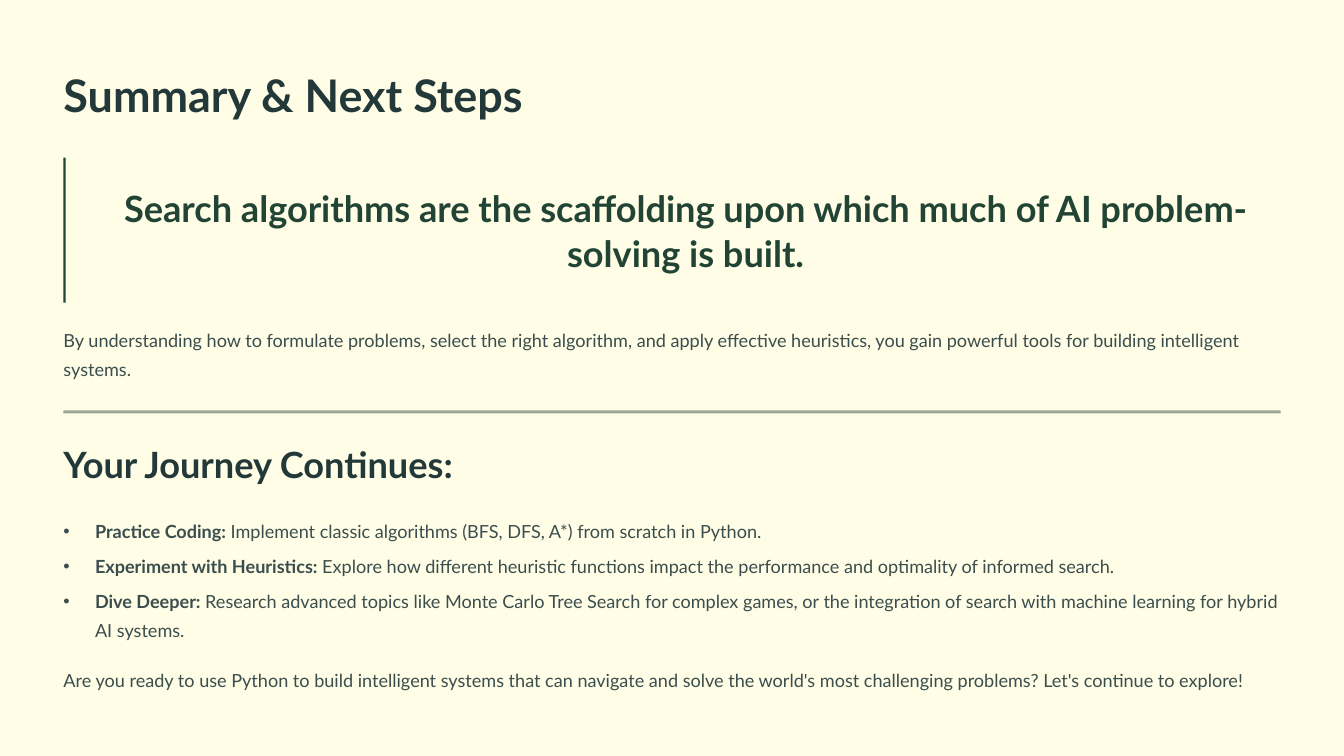
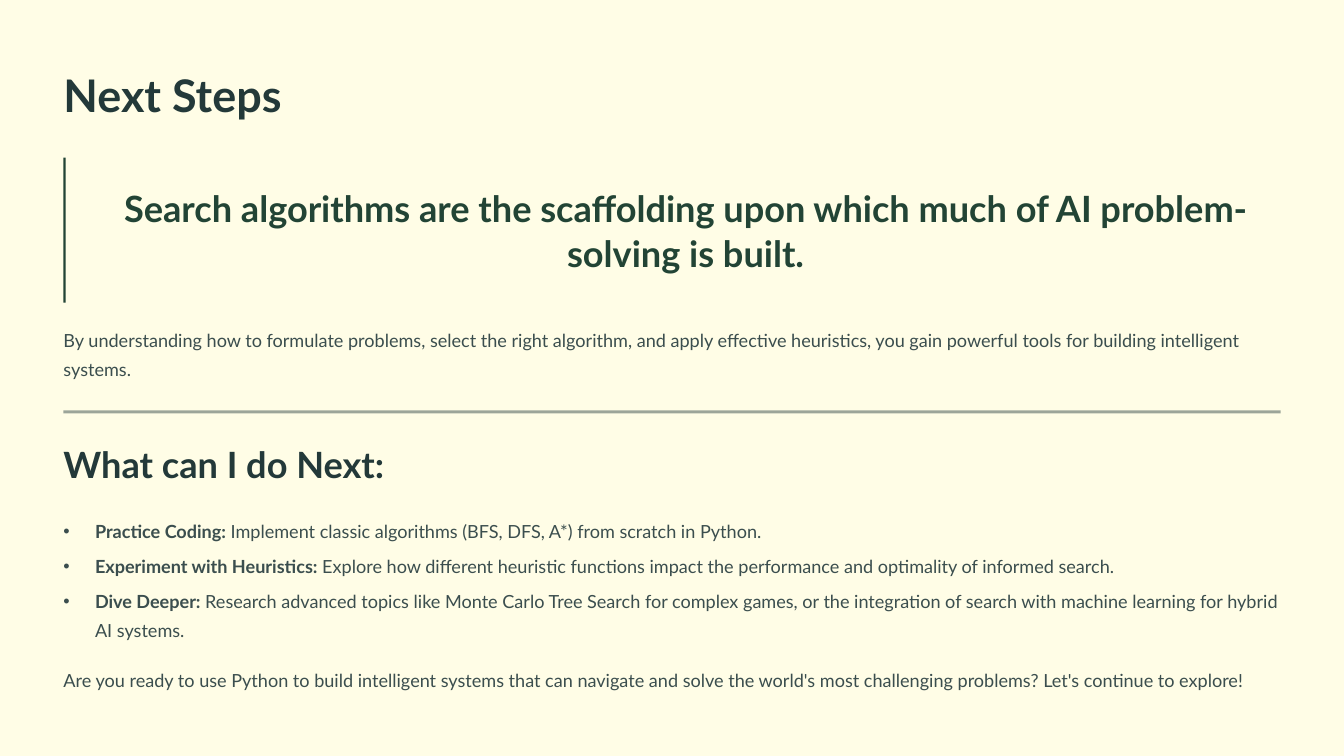
Before and after one commit to shafisma/DataAnalysisPresentation, a slide deck: slide 9 of Introduction-to-Search-Algorithms-in-Artificial-Intelligence-with-Python (1).pptx (slide 10 before the commit). Drawn at 1344x756 pixels with LibreOffice and Linux fonts; fonts in the diff are those of the drawing. Boxes give left, top, right and bottom in pixels: in the first picture for what was removed or moved away, otherwise in the second. Text is boxed around its words. In the diff, an @@ line names an element or a change of style, - is before the commit and + after.

```diff
--- a/Introduction-to-Search-Algorithms-in-Artificial-Intelligence-with-Python (1).pptx
+++ b/Introduction-to-Search-Algorithms-in-Artificial-Intelligence-with-Python (1).pptx
@@ text at box(63, 79, 281, 120): text changed @@
-Summary & Next Steps
+Next Steps
@@ text at box(63, 451, 384, 479): text changed @@
-Your Journey Continues:
+What can I do Next:
```
Also in this commit, not shown: 1 other slide changed, 1 slide removed, 2 other files.
